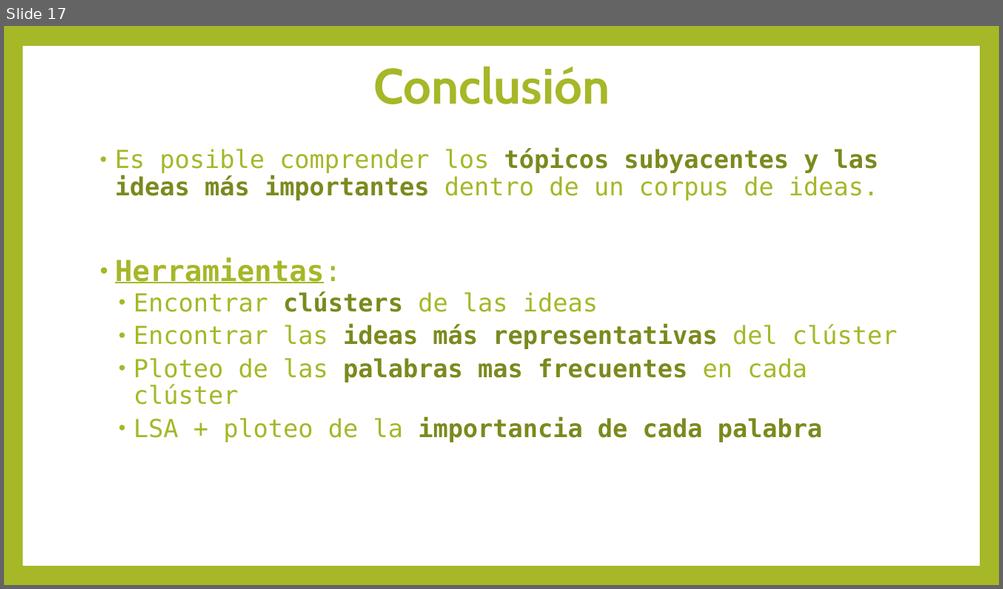
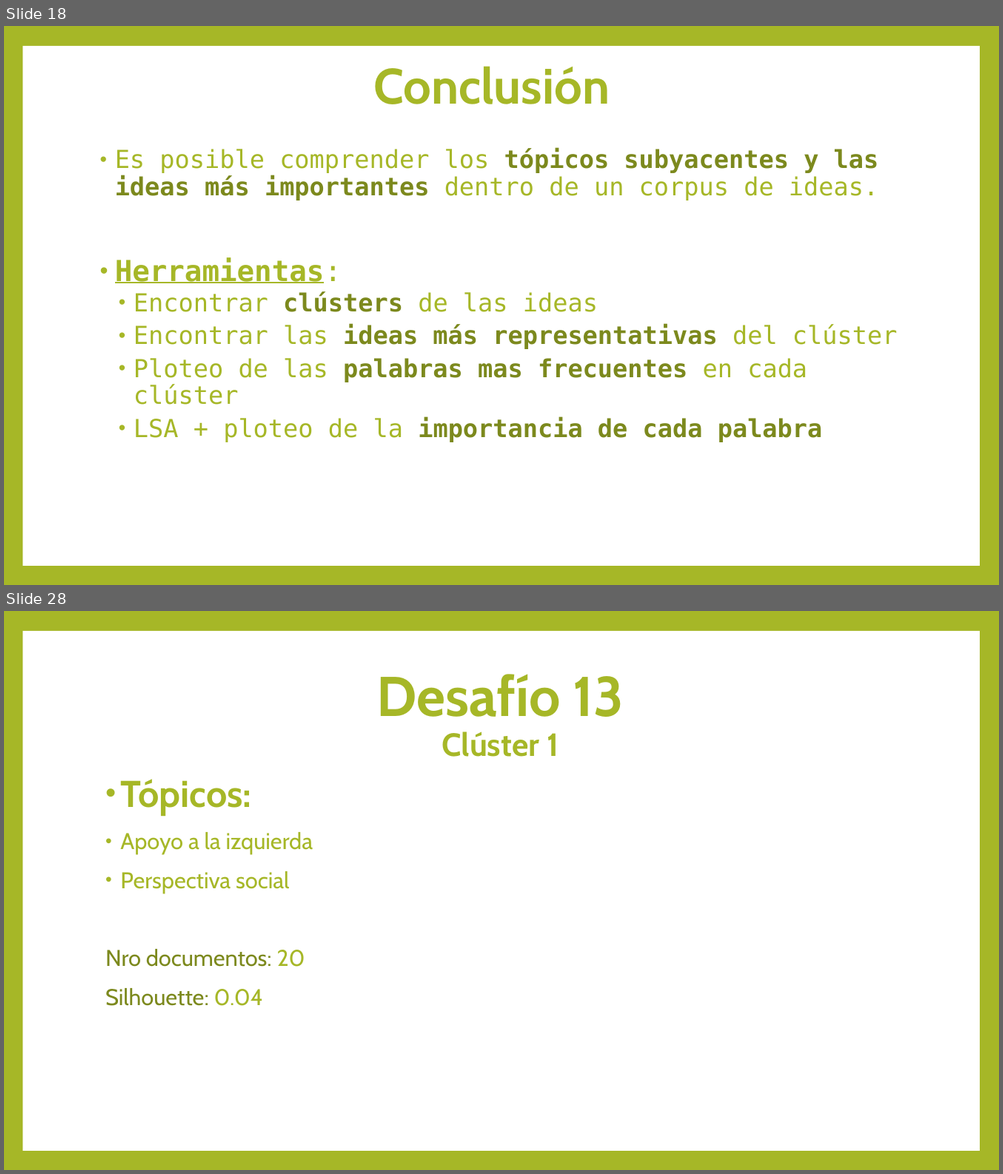
Before and after one commit to felipeaguirre66/PoliticsNLP, a slide deck: Summarization/presentacion_summarization.pptx. Shown one above the other, each under a label of ours: slide 17 before the commit, slides 18 and 28 after it; the slides between them are not shown. The pictures are 1003x589 and 1003x1174 pixels, drawn with LibreOffice and Linux fonts; fonts in the diff are those of the drawing. Boxes give left, top, right and bottom in pixels: in the first picture for what was removed or moved away, otherwise in the second. Text is boxed around its words. In the diff, an @@ line names an element or a change of style, - is before the commit and + after.

```diff
--- a/Summarization/presentacion_summarization.pptx
+++ b/Summarization/presentacion_summarization.pptx
@@ slide 28 added at [4, 611, 999, 1170], background #A6B727; not listed: 1 template element that a slide beside it also shows @@
@@ title added at [376, 674, 624, 757], 54 pt, text #A6B727, bold @@
+Desafío 13
+Clúster 1
@@ text added at [105, 779, 313, 1006], 22 pt, text #A6B727 @@
+• Tópicos:
+• Apoyo a la izquierda
+• Perspectiva social
+Nro documentos: 20
+Silhouette: 0.04
@@ what was slide 17 is now slide 18 @@
```
Also in this commit, not shown: 66 other slides added, 4 other files.
